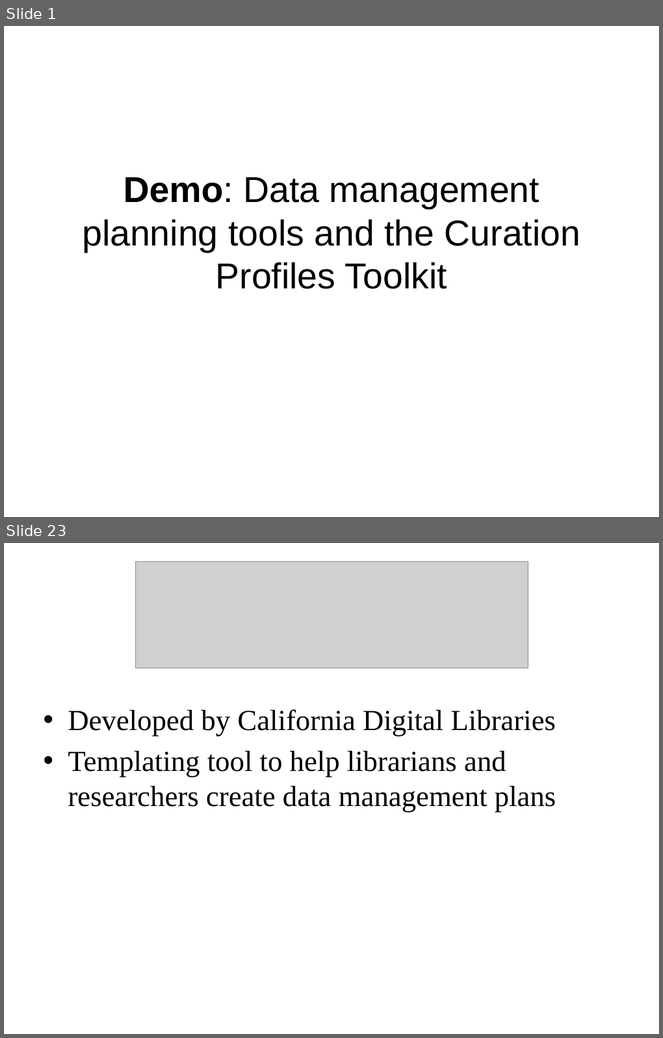
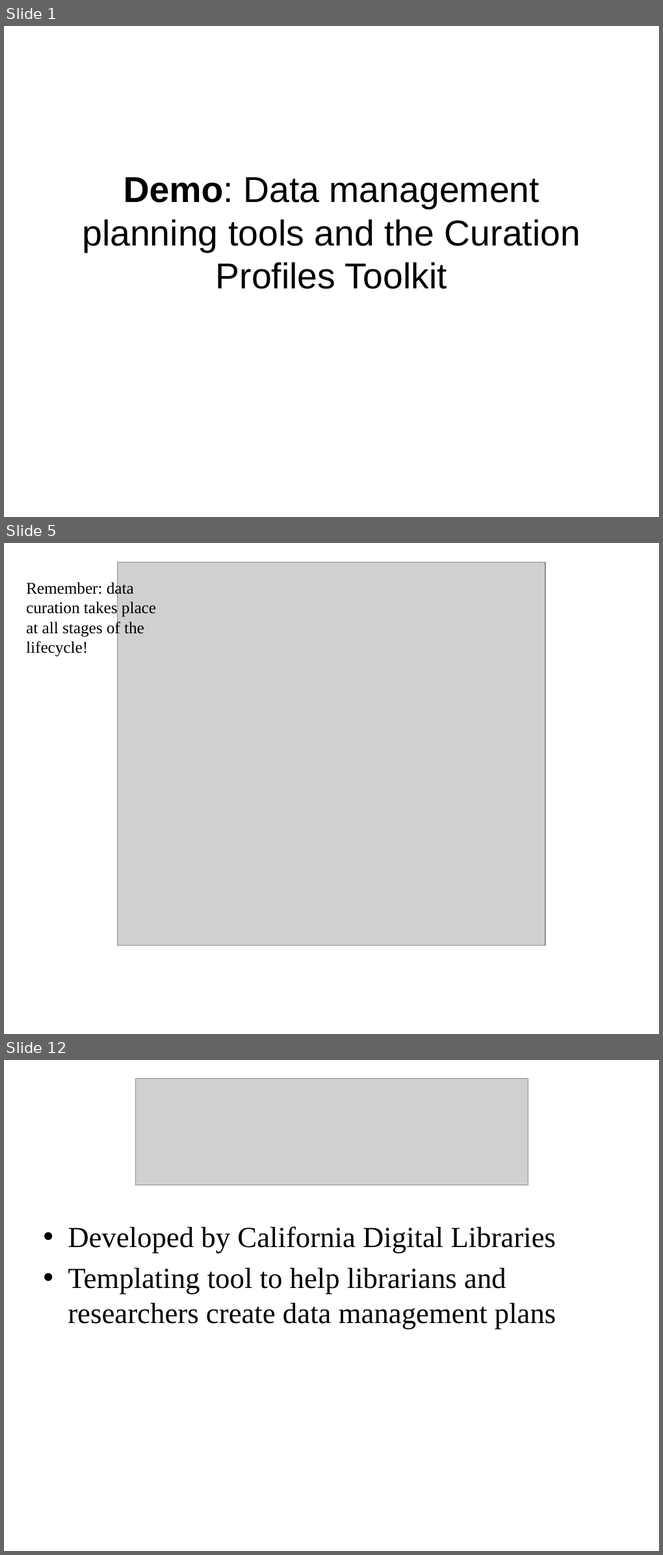
Before and after one commit to DataCurationWorkshop/Beijing-2015, a slide deck: Day1_Demo_DMPTools.pptx. Shown one above the other, each under a label of ours: slides 1 and 23 before the commit, slides 1, 5 and 12 after it; the slides between them are not shown. The pictures are 663x1038 and 663x1555 pixels, drawn with LibreOffice and Linux fonts; fonts in the diff are those of the drawing; grey boxes stand for pictures; background and template pictures are left out. Boxes give left, top, right and bottom in pixels: in the first picture for what was removed or moved away, otherwise in the second. Text is boxed around its words. In the diff, an @@ line names an element or a change of style, - is before the commit and + after.

```diff
--- a/Day1_Demo_DMPTools.pptx
+++ b/Day1_Demo_DMPTools.pptx
@@ slide 5 added at [4,543,659,1034], background #FFFFFF @@
@@ picture added at [118,562,546,945] @@
@@ text added at [26,581,156,657], 18 pt, text #000000 @@
+Remember: data curation takes place at all stages of the lifecycle!
@@ what was slide 23 is now slide 12 @@
```
Also in this commit, not shown: 2 slides changed, 23 other slides added, 6 slides removed, 1 other file.
